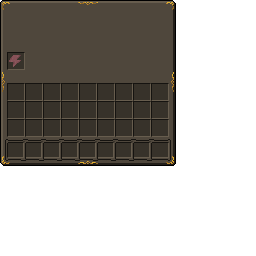
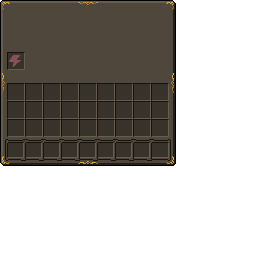
Layered file, before and after one edit (256 × 256). Changes by layer:
renamed "background" to "te_background.png", painted on it over <box>2,72,174,93</box>
